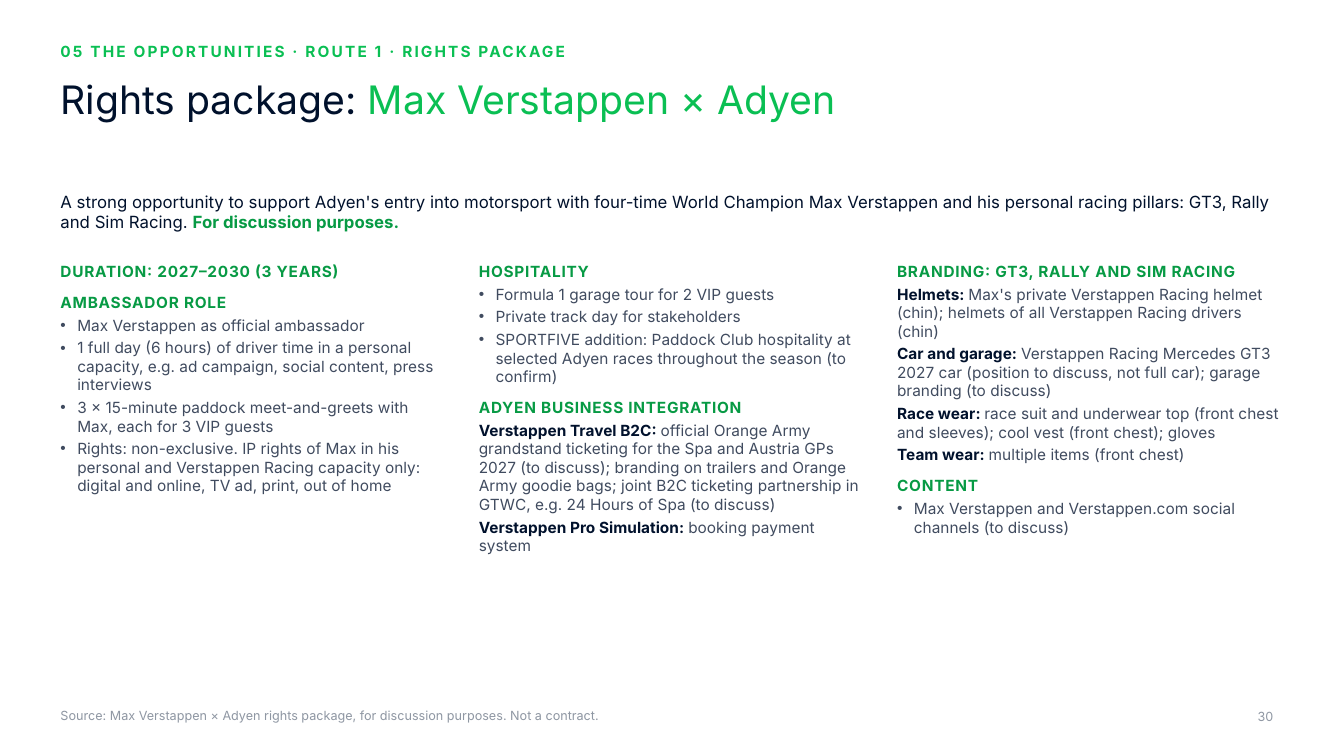
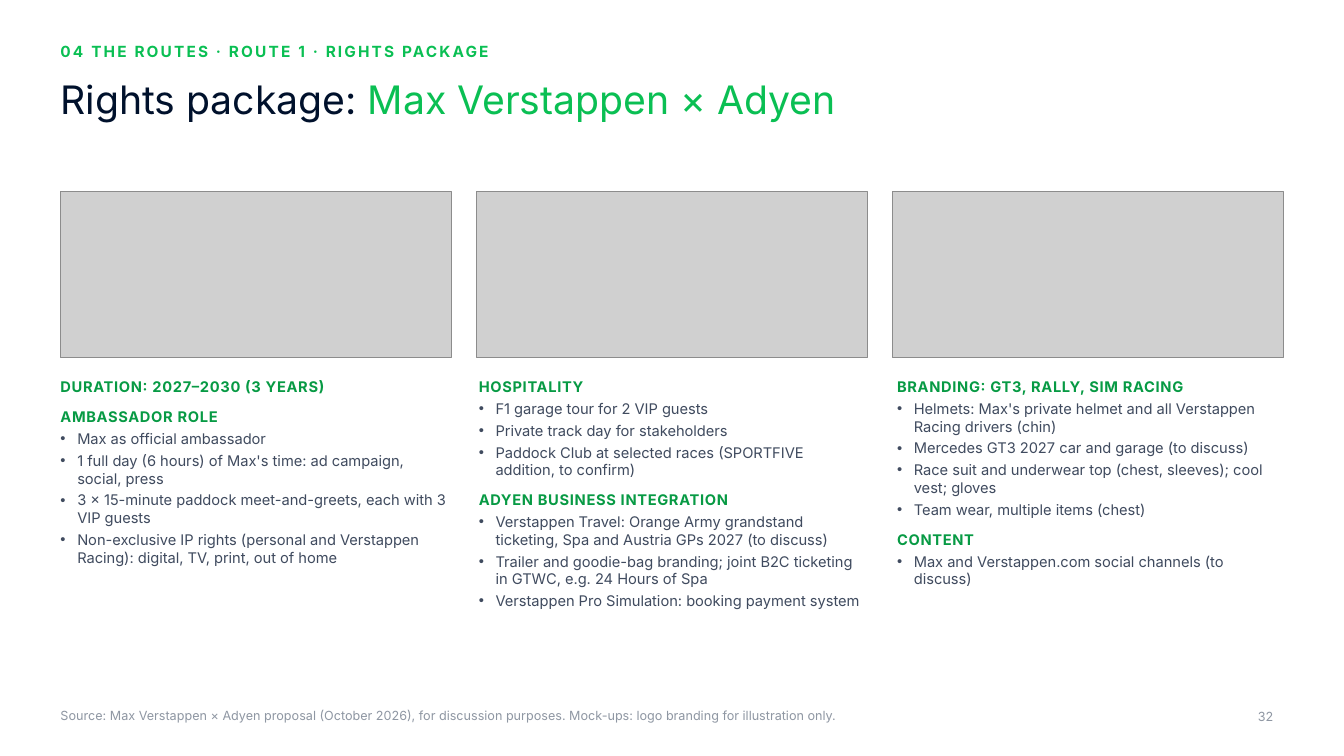
Before and after one commit to rahulgopalan42/rg42, a slide deck: slide 32 of adyen-f1-deck/Adyen x F1 - Chairman deck.pptx (slide 30 before the commit). Drawn at 1344x756 pixels with LibreOffice and Linux fonts; fonts in the diff are those of the drawing; grey boxes stand for pictures; background and template pictures are left out. Boxes give left, top, right and bottom in pixels: in the first picture for what was removed or moved away, otherwise in the second. Text is boxed around its words. In the diff, an @@ line names an element or a change of style, - is before the commit and + after.

```diff
--- a/adyen-f1-deck/Adyen x F1 - Chairman deck.pptx
+++ b/adyen-f1-deck/Adyen x F1 - Chairman deck.pptx
@@ text at (298, 45, 305, 57): text changed @@
-05 THE OPPORTUNITIES · ROUTE 1 · RIGHTS PACKAGE
+04 THE ROUTES · ROUTE 1 · RIGHTS PACKAGE
@@ text removed at (60, 195, 1269, 232) @@
-A strong opportunity to support Adyen's entry into motorsport with four-time World Champion Max Verstappen and his personal racing pillars: GT3, Rally and Sim Racing. For discussion purposes.
@@ picture added at (60, 192, 452, 358) @@
@@ picture added at (477, 192, 868, 358) @@
@@ picture added at (893, 192, 1285, 358) @@
@@ text at (60, 380, 325, 422): size 11 to 10.5 pt in "DURATION: 2027–2030 (3 YEARS)", "AMBASSADOR ROLE" @@
@@ text "DURATION: 2027–2030 (3 YEARS)": place and size @@
-text "DURATION: 2027–2030 (3 YEARS)" at (60, 264, 433, 495)
+text "DURATION: 2027–2030 (3 YEARS)" at (60, 380, 446, 566)
@@ text at (479, 381, 860, 609): size 11 to 10.5 pt in "HOSPITALITY", "Private track day for stakeholders", "ADYEN BUSINESS INTEGRATION", "Verstappen Pro Simulation: booking payment system"; text colour #00112C to #404B5F, bold off in "Verstappen Pro Simulation:"; bullet none to • @@
@@ text "HOSPITALITY": place and size @@
-text "HOSPITALITY" at (479, 265, 859, 554)
+text "HOSPITALITY" at (479, 381, 860, 609)
@@ text at (897, 381, 1262, 518): text changed; size 11 to 10.5 pt @@
-BRANDING: GT3, RALLY AND SIM RACING
-Helmets: Max's private Verstappen Racing helmet (chin); helmets of all Verstappen Racing drivers (chin)
-Car and garage: Verstappen Racing Mercedes GT3 2027 car (position to discuss, not full car); garage branding (to discuss)
-Race wear: race suit and underwear top (front chest and sleeves); cool vest (front chest); gloves
-Team wear: multiple items (front chest)
+BRANDING: GT3, RALLY, SIM RACING
+• Helmets: Max's private helmet and all Verstappen Racing drivers (chin)
+• Mercedes GT3 2027 car and garage (to discuss)
+• Race suit and underwear top (chest, sleeves); cool vest; gloves
+• Team wear, multiple items (chest)
@@ text "BRANDING: GT3, RALLY, SIM RACING": place and size @@
-text "BRANDING: GT3, RALLY, SIM RACING" at (897, 265, 1278, 535)
+text "BRANDING: GT3, RALLY, SIM RACING" at (897, 381, 1262, 586)
@@ text at (496, 403, 708, 417): text changed; size 11 to 10.5 pt @@
-• Formula 1 garage tour for 2 VIP guests
+• F1 garage tour for 2 VIP guests
@@ text at (77, 433, 446, 566): text changed; size 11 to 10.5 pt @@
-• Max Verstappen as official ambassador
-• 1 full day (6 hours) of driver time in a personal capacity, e.g. ad campaign, social content, press interviews
-• 3 × 15-minute paddock meet-and-greets with Max, each for 3 VIP guests
-• Rights: non-exclusive. IP rights of Max in his personal and Verstappen Racing capacity only: digital and online, TV ad, print, out of home
+• Max as official ambassador
+• 1 full day (6 hours) of Max's time: ad campaign, social, press
+• 3 × 15-minute paddock meet-and-greets, each with 3 VIP guests
+• Non-exclusive IP rights (personal and Verstappen Racing): digital, TV, print, out of home
@@ text at (496, 446, 803, 478): text changed; size 11 to 10.5 pt @@
-• SPORTFIVE addition: Paddock Club hospitality at selected Adyen races throughout the season (to confirm)
+• Paddock Club at selected races (SPORTFIVE addition, to confirm)
@@ text at (496, 516, 853, 587): text changed; size 11 to 10.5 pt @@
-Verstappen Travel B2C: official Orange Army grandstand ticketing for the Spa and Austria GPs 2027 (to discuss); branding on trailers and Orange Army goodie bags; joint B2C ticketing partnership in GTWC, e.g. 24 Hours of Spa (to discuss)
+• Verstappen Travel: Orange Army grandstand ticketing, Spa and Austria GPs 2027 (to discuss)
+• Trailer and goodie-bag branding; joint B2C ticketing in GTWC, e.g. 24 Hours of Spa
@@ text at (897, 534, 974, 545): size 11 to 10.5 pt in "CONTENT" @@
@@ text at (914, 555, 1224, 586): text changed; size 11 to 10.5 pt @@
-• Max Verstappen and Verstappen.com social channels (to discuss)
+• Max and Verstappen.com social channels (to discuss)
@@ text at (60, 710, 836, 723): text changed @@
-Source: Max Verstappen × Adyen rights package, for discussion purposes. Not a contract.
+Source: Max Verstappen × Adyen proposal (October 2026), for discussion purposes. Mock-ups: logo branding for illustration only.
@@ page number at (1258, 712, 1273, 721): text changed @@
-30
+32
```
Also in this commit, not shown: 32 other slides changed, 7 slides added, 7 slides removed, 24 other files.
